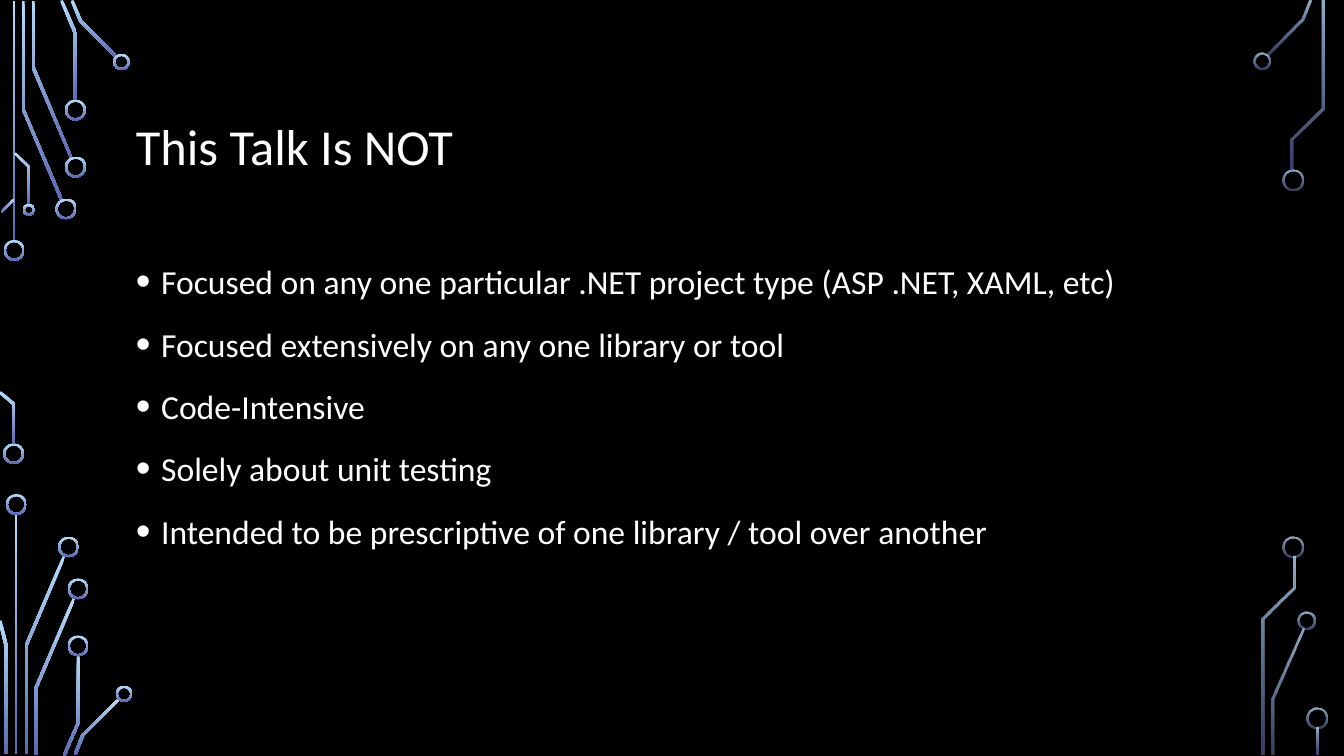
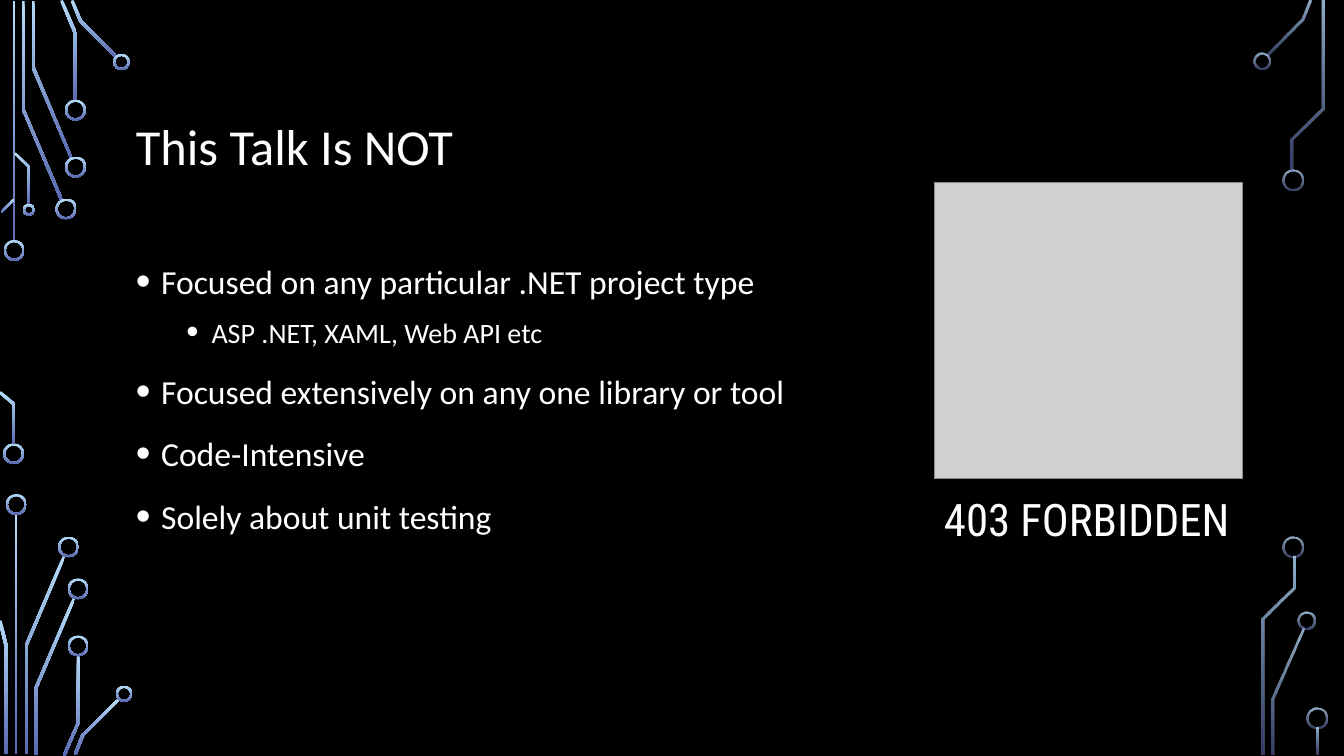
Before and after one commit to IntegerMan/SoftwareQualityTalk, a slide deck: slide 5 of Software Quality Recipes for Legacy.pptx. Drawn at 1344x756 pixels with LibreOffice and Linux fonts; fonts in the diff are those of the drawing; grey boxes stand for pictures; background and template pictures are left out. Boxes give left, top, right and bottom in pixels: in the first picture for what was removed or moved away, otherwise in the second. Text is boxed around its words. In the diff, an @@ line names an element or a change of style, - is before the commit and + after.

```diff
--- a/Software Quality Recipes for Legacy.pptx
+++ b/Software Quality Recipes for Legacy.pptx
@@ picture added at box(935, 182, 1243, 478) @@
@@ text at box(161, 270, 754, 347): text changed @@
-• Focused on any one particular .NET project type (ASP .NET, XAML, etc)
+• Focused on any particular .NET project type
+  • ASP .NET, XAML, Web API etc
@@ text added at box(944, 503, 1229, 537), 32 pt, text #FFFFFF @@
+403 FORBIDDEN
@@ text at box(161, 520, 987, 550): paragraph removed @@
-• Intended to be prescriptive of one library / tool over another
```
Also in this commit, not shown: 10 other slides changed, 4 slides added, 3 slides removed, 9 other files.
